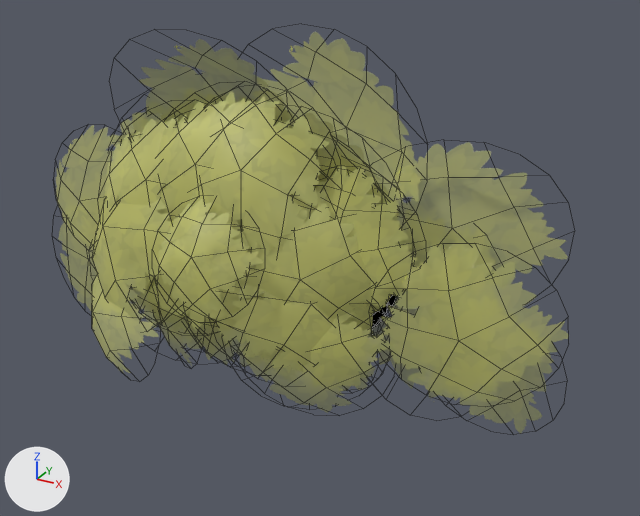
An edit to the FBX model Assets/Models/WalnutGrove/WG_Foliage.fbx, drawn before and after from the same camera.
Camera for both pictures: a camera (50 mm lens) standing at (16.7, -23.6, 24.4) and looking at (2.9, 1.5, 11.9). The lights are fixed; the arrows at lower left show +X, +Y and +Z. Mesh edges are drawn as thin lines. Where no turn or scale is listed for an object, it has been applied to the vertices.

The scene before the commit, as lines of its bpy script (objects in view):
```python
me_mesh = bpy.data.meshes.new('Mesh')
me_mesh.from_pydata(...)  # 186 vertices, 120 faces; spans x -6.71..5.29, y -3.73..3.68, z -4.9..4.84
me_mesh.materials.append(mat_lambert3)
me_mesh_002 = bpy.data.meshes.new('Mesh.002')
me_mesh_002.from_pydata(...)  # 186 vertices, 120 faces; spans x -5.84..5.64, y -4.03..3.42, z -5.68..4.52
me_mesh_002.materials.append(mat_lambert3)
me_mesh_005 = bpy.data.meshes.new('Mesh.005')
me_mesh_005.from_pydata(...)  # 369 vertices, 240 faces; spans x -11.0..10.9, y -3.7..2.8, z -5.5..5.5
me_mesh_005.materials.append(mat_lambert3)
ob_wg_foliage_03 = bpy.data.objects.new('WG_Foliage_03', me_mesh_002)
ob_wg_foliage_03.location = (0.85, 0.34, 15.23)
ob_wg_foliage_05 = bpy.data.objects.new('WG_Foliage_05', me_mesh)
ob_wg_foliage_05.location = (0.68, 1.1, 13.16)
ob_wg_foliage_06 = bpy.data.objects.new('WG_Foliage_06', me_mesh_005)
ob_wg_foliage_06.location = (1.03, 2.01, 10.97)
# also in view: 'WG_Foliage_04' at (0.1, 0.7, 9.6); 'WG_Foliage_01' at (0.1, 1.1, 11.0); 'WG_Foliage_02' at (0.4, -0.2, 12.4)
```
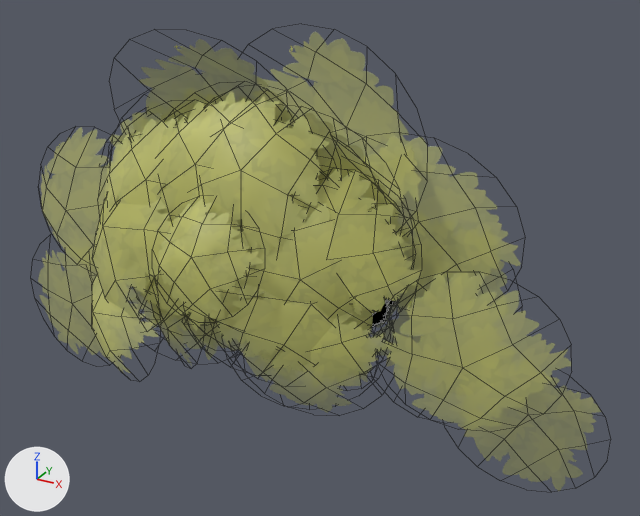
Patch to the scene script:
```diff
--- a/Assets/Models/WalnutGrove/WG_Foliage.fbx.py
+++ b/Assets/Models/WalnutGrove/WG_Foliage.fbx.py
@@ me_mesh_005 @@
 me_mesh_005.from_pydata(...)  # 369 vertices, 240 faces; spans x -11.0..10.9, y -3.7..2.8, z -5.5..5.5
 # used by ob_wg_foliage_06; location = (1.03, 2.01, 10.97)
+# me_mesh_005 part 1: the loose piece of 31 vertices spanning x 0.8..6.2, y -2.7..-1.1, z -0.6..4.7 is moved by (0.0, -0.4, 0.0)
+# me_mesh_005 part 2: the loose piece of 31 vertices spanning x 4.9..10.8, y -0.3..0.8, z -4.7..0.7 is turned 9.1 degrees about the z axis through its middle, then moved by (1.5, -0.1, -1.9)
+# me_mesh_005 part 3: the loose piece of 31 vertices spanning x 4.6..10.9, y -3.0..-1.6, z -2.5..3.2 is moved by (0.2, 0.0, -0.9)
+# me_mesh_005 part 4: the loose piece of 31 vertices spanning x 2.3..9.9, y -0.3..2.3, z -1.4..5.5 is turned -19.5 degrees about the z axis through its middle, then moved by (-1.4, 0.0, 0.0)
+# me_mesh_005 part 5: the loose piece of 31 vertices spanning x 1.3..8.6, y 0.7..2.8, z -5.5..2.8 is moved by (0.3, 0.0, 0.0)
+# me_mesh_005 part 6: the loose piece of 59 vertices spanning x -5.8..5.0, y -1.8..0.3, z -4.7..1.9 is scaled about its middle by (1.08, 1, 1), then moved by (-0.4, 0.0, 0.6)
+# me_mesh_005 part 7: the loose piece of 31 vertices spanning x -9.8..-4.5, y -2.7..-1.1, z -0.6..4.7 is scaled about its middle by 1.12, then moved by (-0.6, 0.0, -0.5)
+# me_mesh_005 part 8: the loose piece of 31 vertices spanning x -6.0..0.3, y -3.7..-1.9, z -2.5..3.2 is moved by (0.0, 0.0, 0.4)
+# me_mesh_005 part 9: the loose piece of 31 vertices spanning x -11.0..-6.3, y -1.1..-0.6, z -4.2..1.9 is scaled about its middle by (1.2, 1, 1), then moved by (-1.2, 0.0, -2.3)
 me_mesh_005.materials.append(mat_lambert3)
```

Where the change shows, as pixel boxes [x1, y1, x2, y2] in the pictures (640 x 516 px; the box of a moved part takes in the faces that stretch with it):
'WG_Foliage_06', reshaped (10% wider, 18% taller)
    before: [56, 119, 569, 434]
    after: [38, 119, 602, 491]
part 1 of me_mesh_005, moved or reshaped
    before: [314, 166, 420, 310]
    after: [301, 169, 422, 315]
part 2 of me_mesh_005, moved or reshaped
    before: [454, 343, 557, 434]
    after: [458, 377, 602, 491]
part 3 of me_mesh_005, moved or reshaped
    before: [381, 243, 569, 405]
    after: [386, 272, 571, 430]
part 4 of me_mesh_005, moved or reshaped
    before: [387, 142, 568, 293]
    after: [363, 136, 520, 309]
part 5 of me_mesh_005, moved or reshaped
    before: [370, 228, 496, 398]
    after: [373, 261, 507, 367]
part 6 of me_mesh_005, moved or reshaped
    before: [193, 324, 375, 391]
    after: [183, 314, 366, 375]
part 7 of me_mesh_005, moved or reshaped
    before: [56, 125, 116, 250]
    after: [41, 127, 109, 272]
part 8 of me_mesh_005, moved or reshaped
    before: [131, 277, 217, 329]
    after: [135, 277, 190, 316]
part 9 of me_mesh_005, moved or reshaped
    before: [58, 213, 130, 311]
    after: [38, 250, 122, 358]
